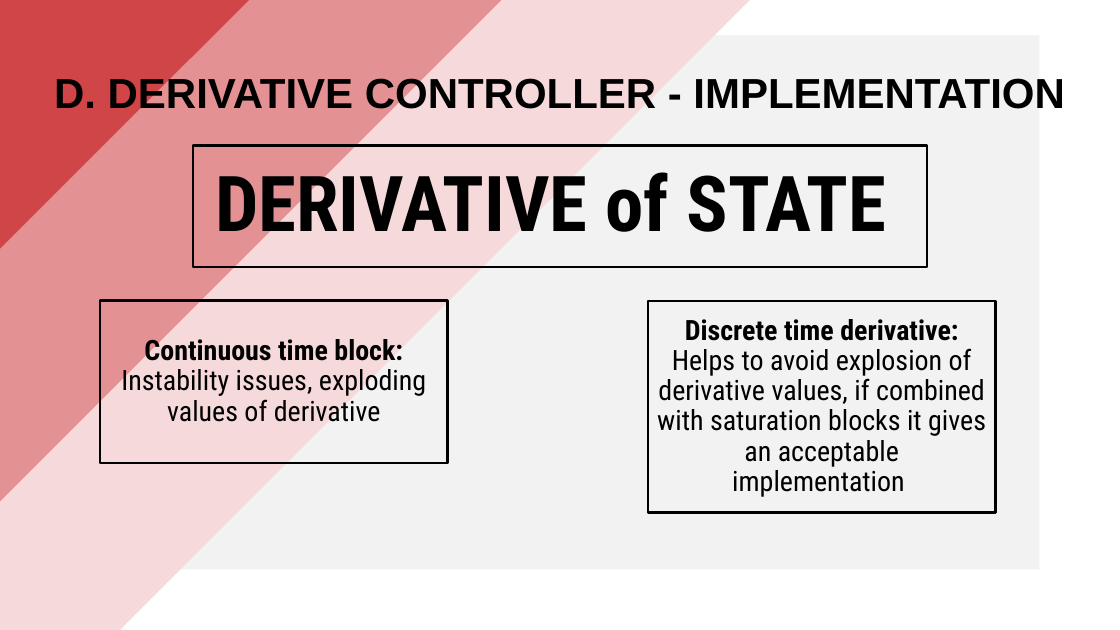
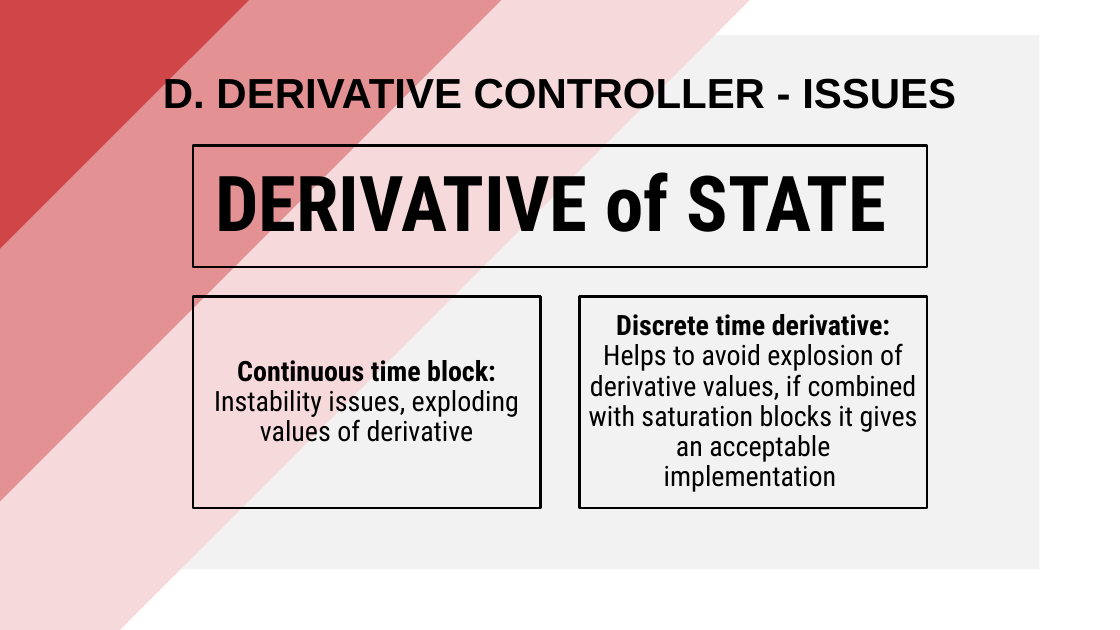
Before and after one commit to PippoGot/R-C2, a slide deck: slide 26 of documentation/presentation.pptx (slide 22 before the commit). Drawn at 1120x630 pixels with LibreOffice and Linux fonts; fonts in the diff are those of the drawing. Boxes give left, top, right and bottom in pixels: in the first picture for what was removed or moved away, otherwise in the second. Text is boxed around its words. In the diff, an @@ line names an element or a change of style, - is before the commit and + after.

```diff
--- a/documentation/presentation.pptx
+++ b/documentation/presentation.pptx
@@ title at [163, 74, 956, 116]: text changed @@
-D. DERIVATIVE CONTROLLER - IMPLEMENTATION
+D. DERIVATIVE CONTROLLER - ISSUES
@@ rectangle "Continuous time block:": place and size @@
-rectangle "Continuous time block:" at [100, 301, 448, 463]
+rectangle "Continuous time block:" at [193, 297, 541, 508]
@@ rectangle "Discrete time derivative:": place and size @@
-rectangle "Discrete time derivative:" at [648, 301, 996, 513]
+rectangle "Discrete time derivative:" at [580, 297, 928, 508]
```
Also in this commit, not shown: 8 other slides changed, 6 slides added, 1 slide removed, 27 other files.
